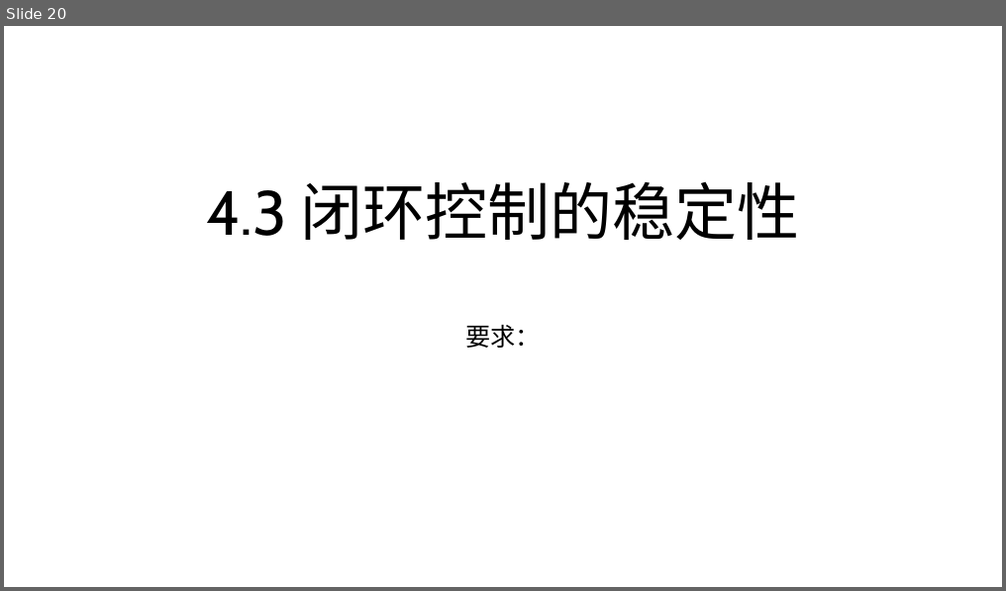
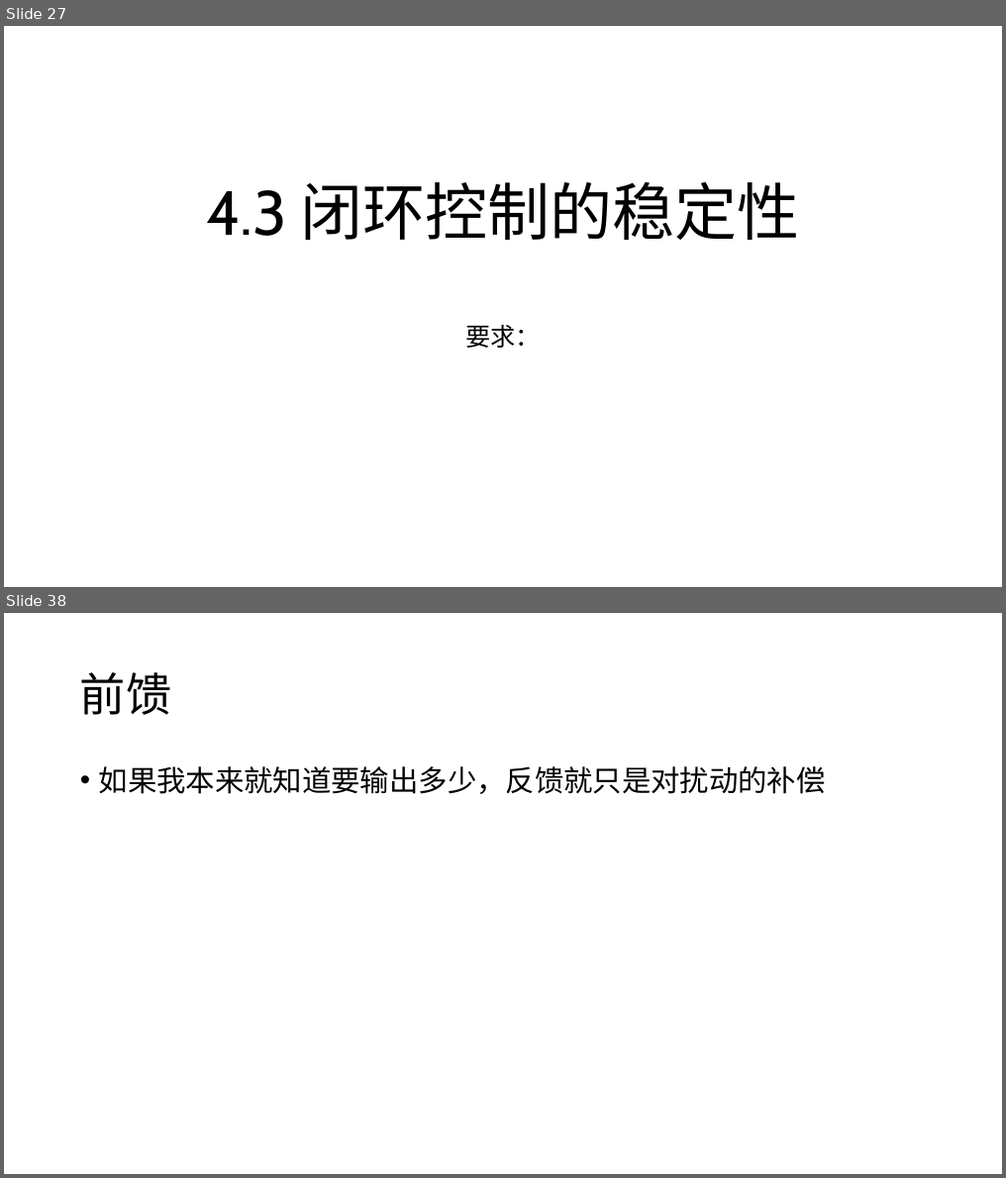
Before and after one commit to JLU-Robomaster-Embedded/embedded_tutorial, a slide deck: 4_控制器设计.pptx. Shown one above the other, each under a label of ours: slide 20 before the commit, slides 27 and 38 after it; the slides between them are not shown. The pictures are 1006x591 and 1006x1178 pixels, drawn with LibreOffice and Linux fonts; fonts in the diff are those of the drawing. Boxes give left, top, right and bottom in pixels: in the first picture for what was removed or moved away, otherwise in the second. Text is boxed around its words. In the diff, an @@ line names an element or a change of style, - is before the commit and + after.

```diff
--- a/4_控制器设计.pptx
+++ b/4_控制器设计.pptx
@@ slide 38 added at [4,613,1002,1174], background #FFFFFF @@
@@ title added at [80,672,171,715], 44 pt, text #000000 @@
+前馈
@@ text added at [99,766,826,794], 28 pt, text #000000 @@
+• 如果我本来就知道要输出多少，反馈就只是对扰动的补偿
@@ what was slide 20 is now slide 27 @@
```
Also in this commit, not shown: 9 slides changed, 18 other slides added, 6 slides removed.
